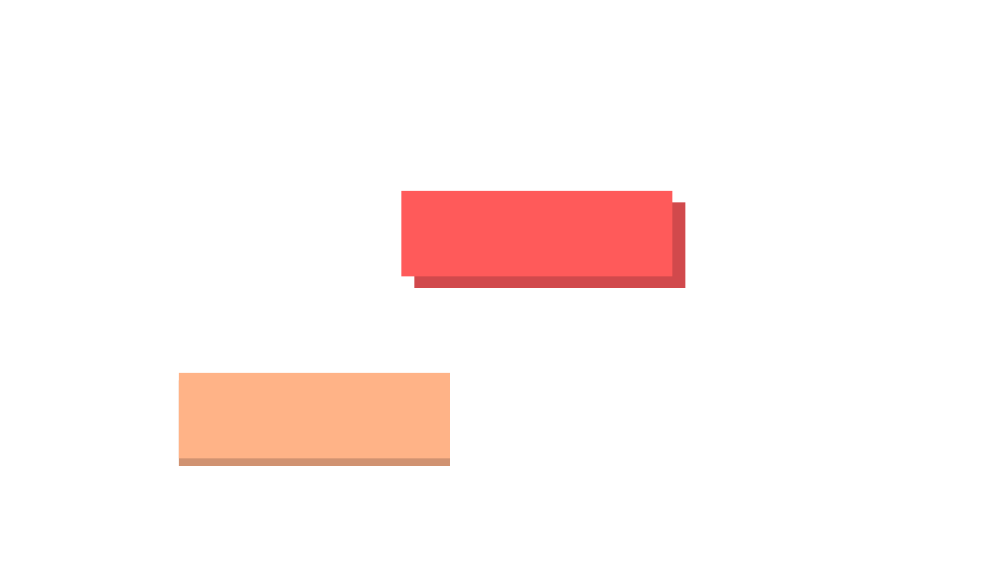
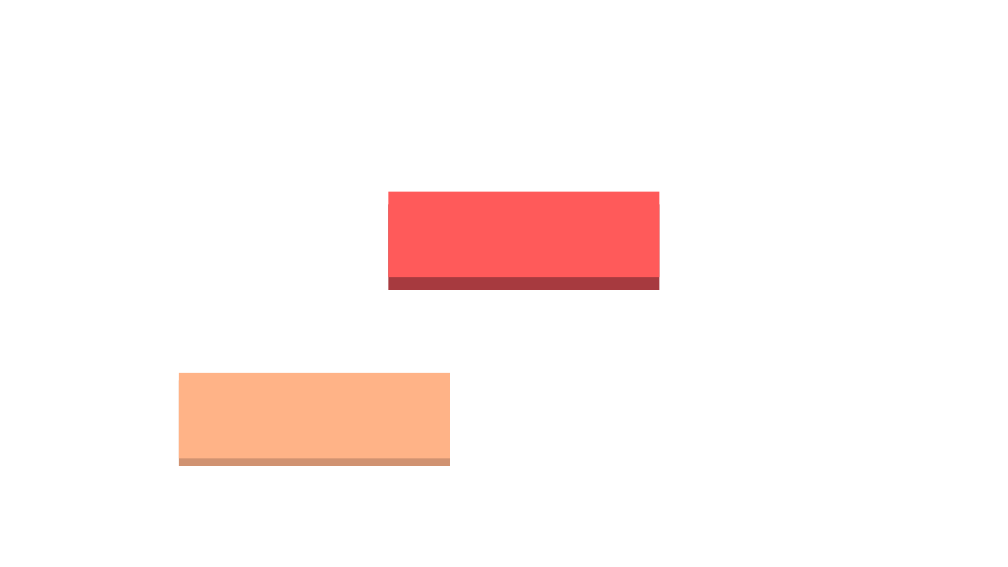
Before and after one commit to CodingPerudo/rudo, a slide deck: slide 7 of dice_face.pptx. Drawn at 1008x567 pixels with LibreOffice and Linux fonts; fonts in the diff are those of the drawing. Boxes give left, top, right and bottom in pixels: in the first picture for what was removed or moved away, otherwise in the second. Text is boxed around its words. In the diff, an @@ line names an element or a change of style, - is before the commit and + after.

```diff
--- a/dice_face.pptx
+++ b/dice_face.pptx
@@ rectangle: place and size @@
-rectangle at [402, 191, 672, 277]
+rectangle at [389, 191, 659, 277]
@@ rectangle: place and size @@
-rectangle at [414, 203, 685, 288]
+rectangle at [389, 204, 659, 290]
@@ rectangle at [389, 204, 659, 290]: fill #D1494C to #A73A3F @@
```
Also in this commit, not shown: 8 other files.
